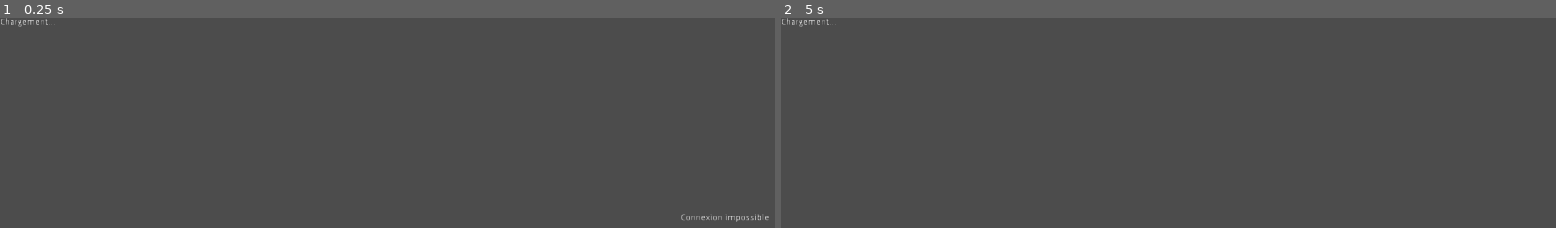
Above: before the commit, frames 1-2 (left to right).
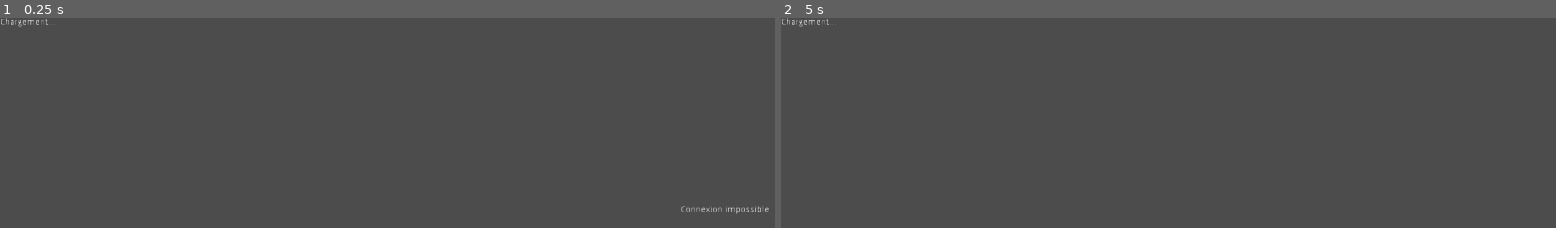
Above: after the commit, the same moments.

Repository: Kalaxia/client
Game: Godot game, scene res://main.tscn
Same seed, same stepped clock (60 frames per second), same inputs: the game is played once before the commit and once after it.
Inputs:
- Up to frame 1 (0.25 s): no input
- Up to frame 2 (5 s): tap Enter at 0.5, 2, 3.5 s; tap Space at 1.25, 2.75, 4.25 s

The runs differ from the first frame. In frame 1, 0.3% of the frame differs, in the area x 87-100%, y 89-98%; in frame 2, nothing differs.

Commit message:
Implement player wallet and bind it to player income

Diff:
--- a/global/network.gd
+++ b/global/network.gd
@@ -17,6 +17,7 @@
 signal PlayerUpdate(player)
 signal PlayerJoined(player)
 signal PlayerLeft(player)
+signal PlayerIncome(data)
 
 func _ready():
 	api_url = Config.api.scheme + "://" + Config.api.dns + ":" + str(Config.api.port)
--- /dev/null
+++ b/hud/wallet.gd
@@ -0,0 +1,13 @@
+extends HBoxContainer
+
+func _ready():
+	set_visible(false)
+	Network.connect("GameStarted", self, "_on_game_started")
+	Network.connect("PlayerIncome", self, "_on_player_income")
+
+func _on_game_started(game):
+	set_visible(true)
+
+func _on_player_income(data):
+	Store._state.player.wallet += data.income
+	$Amount.set_text(str(Store._state.player.wallet))
--- /dev/null
+++ b/hud/wallet.tscn
@@ -0,0 +1,31 @@
+[gd_scene load_steps=3 format=2]
+
+[ext_resource path="res://resources/assets/2d/picto/money_64px.png" type="Texture" id=1]
+[ext_resource path="res://hud/wallet.gd" type="Script" id=2]
+
+[node name="Wallet" type="HBoxContainer"]
+anchor_right = 1.0
+anchor_bottom = 1.0
+margin_right = -1030.0
+margin_bottom = -640.0
+script = ExtResource( 2 )
+__meta__ = {
+"_edit_use_anchors_": false
+}
+
+[node name="Picto" type="TextureRect" parent="."]
+margin_top = 8.0
+margin_right = 64.0
+margin_bottom = 72.0
+size_flags_vertical = 4
+texture = ExtResource( 1 )
+
+[node name="Amount" type="Label" parent="."]
+margin_left = 68.0
+margin_top = 33.0
+margin_right = 250.0
+margin_bottom = 47.0
+size_flags_horizontal = 3
+__meta__ = {
+"_edit_use_anchors_": false
+}
--- a/main.tscn
+++ b/main.tscn
@@ -1,7 +1,8 @@
-[gd_scene load_steps=3 format=2]
+[gd_scene load_steps=4 format=2]
 
 [ext_resource path="res://main.gd" type="Script" id=1]
 [ext_resource path="res://hud/notifications.tscn" type="PackedScene" id=2]
+[ext_resource path="res://hud/wallet.tscn" type="PackedScene" id=3]
 
 [node name="Main" type="Node2D"]
 script = ExtResource( 1 )
@@ -12,9 +13,16 @@
 [node name="Notifications" parent="HUD" instance=ExtResource( 2 )]
 anchor_right = 1.0
 anchor_bottom = 1.0
-margin_left = 1059.5
-margin_top = 313.307
-margin_right = 1259.5
-margin_bottom = 713.307
+margin_left = 1060.0
+margin_top = 300.0
+margin_right = 1260.0
+margin_bottom = 700.0
+
+[node name="Wallet" parent="HUD" instance=ExtResource( 3 )]
+anchor_left = 1.0
+margin_left = 20.0
+margin_top = 630.0
+margin_right = 88.0
+margin_bottom = 694.0
 
 [node name="Level" type="Node2D" parent="."]
--- a/matchmaking/game/game_loading.gd
+++ b/matchmaking/game/game_loading.gd
@@ -11,6 +11,7 @@
 
 func _on_game_started(game):
 	Store._state.game.systems = game.systems
+	Store._state.player.wallet = 0
 	emit_signal("scene_requested", "game")
 
 func _on_factions_loaded(err, response_code, headers, body):
Binary file added: resources/assets/2d/picto/money_64px.png
Not shown, added: resources/assets/2d/picto/money_64px.png.import
